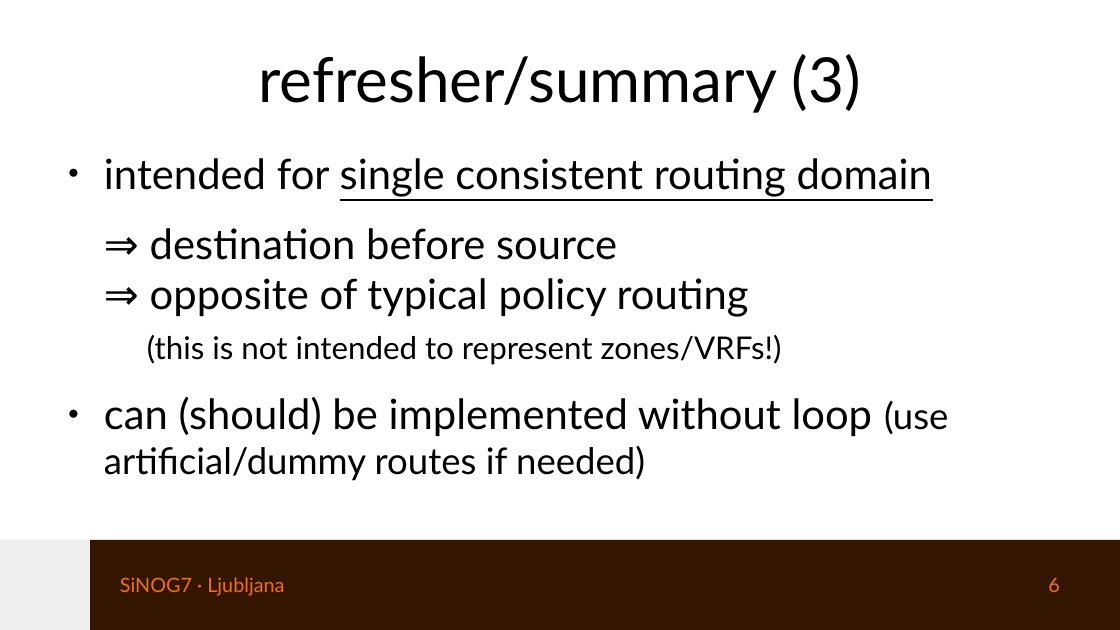
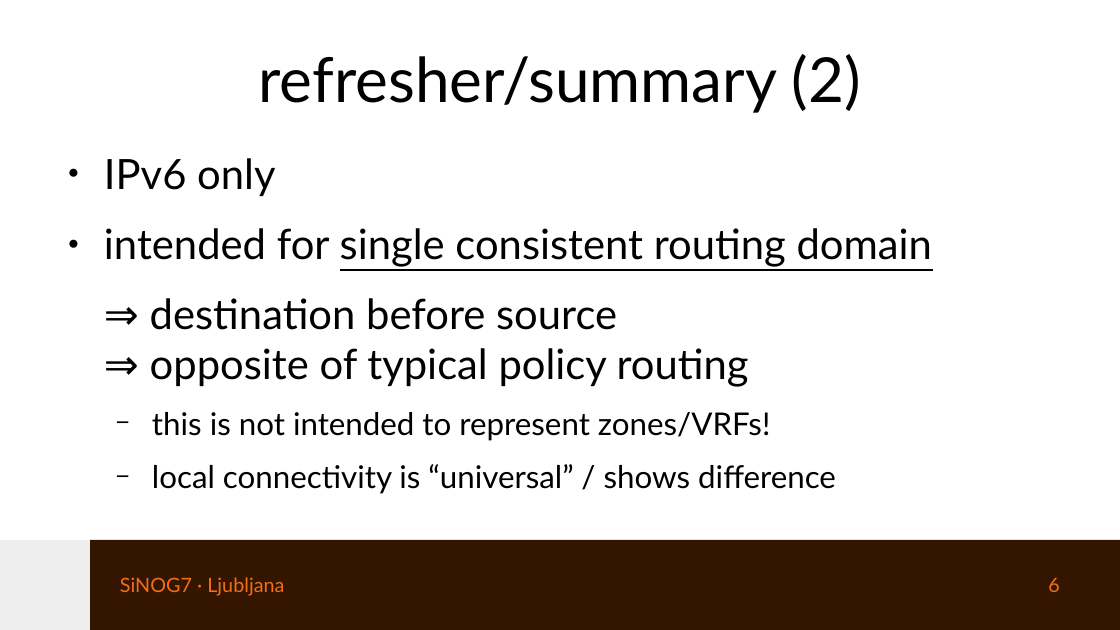
Before and after one commit to eqvinox/rtgwg-dst-src-routing, a slide deck: slide 6 of ietf121-rtgwg-dst-src-routing.odp. Drawn at 1120x630 pixels with LibreOffice and Linux fonts; fonts in the diff are those of the drawing. Boxes give left, top, right and bottom in pixels: in the first picture for what was removed or moved away, otherwise in the second. Text is boxed around its words. In the diff, an @@ line names an element or a change of style, - is before the commit and + after.

```diff
--- a/ietf121-rtgwg-dst-src-routing.odp
+++ b/ietf121-rtgwg-dst-src-routing.odp
@@ title at (259, 54, 861, 113): text changed @@
-refresher/summary (3)
+refresher/summary (2)
@@ text at (104, 158, 275, 196): paragraph added @@
+● IPv6 only
@@ text at (150, 298, 836, 494): text changed; size 29.6 to 22.2 pt @@
-⇒ destination before source
-⇒ opposite of typical policy routing
-(this is not intended to represent zones/VRFs!)
-● can (should) be implemented without loop (use artificial/dummy routes if needed)
+⇒ destination before source
+⇒ opposite of typical policy routing
+  − this is not intended to represent zones/VRFs!
+  − local connectivity is “universal” / shows difference
```
Also in this commit, not shown: 2 other slides changed, 1 slide added, 2 other files.
